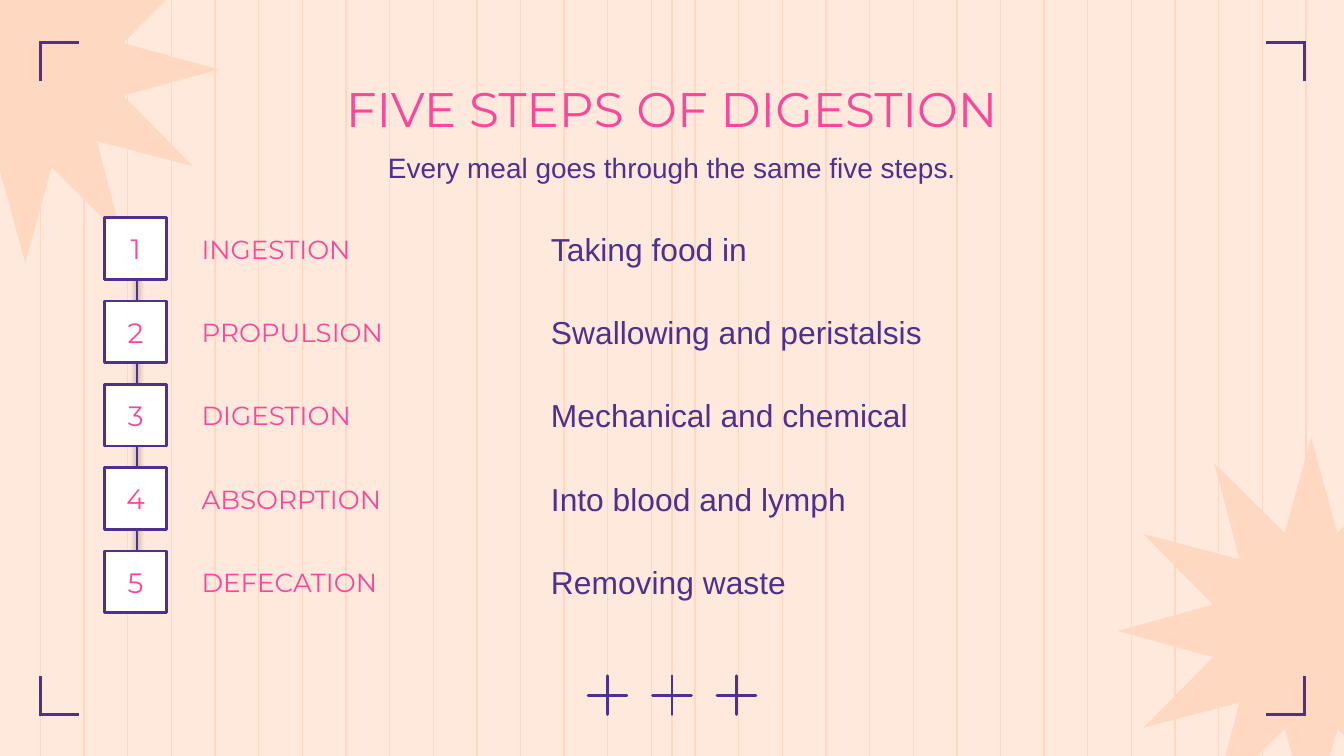
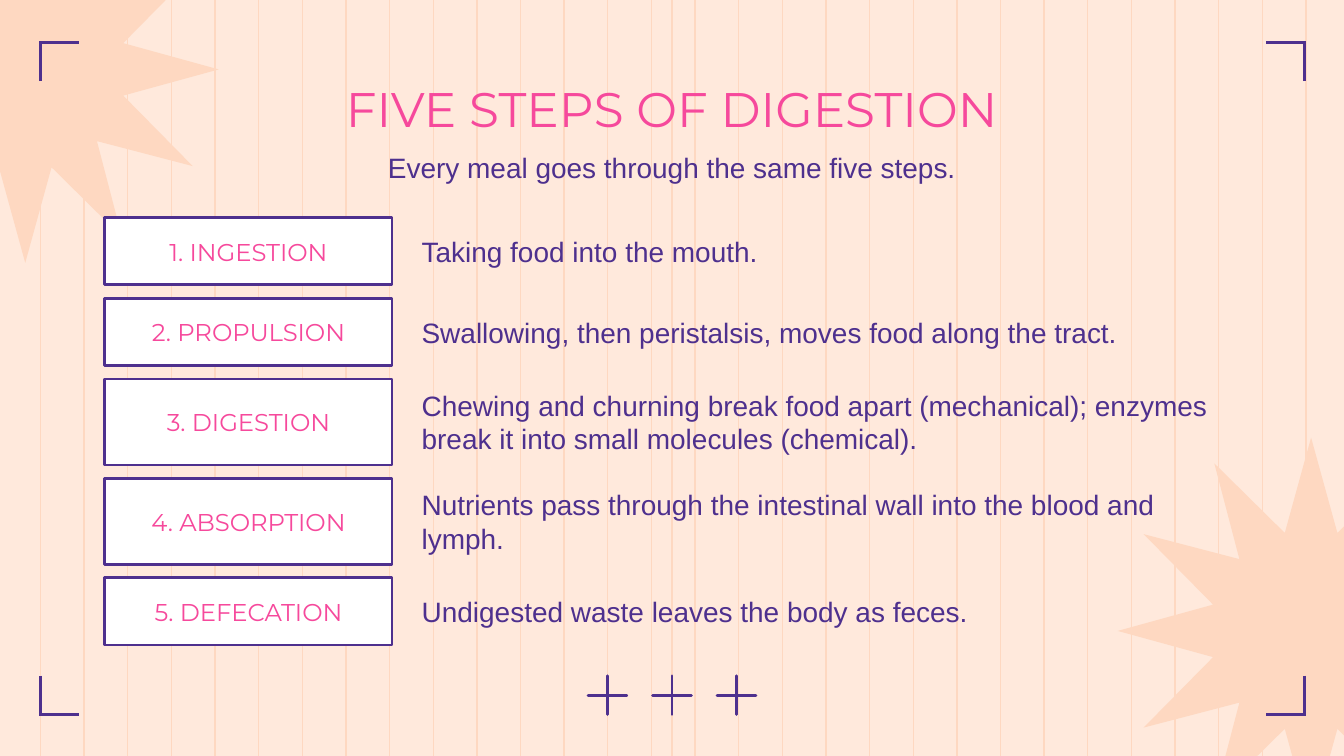
Before and after one commit to Ezkiel2004/Anthropotomy, a slide deck: slide 9 of docs/body-systems/digestive-system.pptx (slide 8 before the commit). Drawn at 1344x756 pixels with LibreOffice and Linux fonts; fonts in the diff are those of the drawing. Boxes give left, top, right and bottom in pixels: in the first picture for what was removed or moved away, otherwise in the second. Text is boxed around its words. In the diff, an @@ line names an element or a change of style, - is before the commit and + after.

```diff
--- a/docs/body-systems/digestive-system.pptx
+++ b/docs/body-systems/digestive-system.pptx
@@ rectangle "1. INGESTION": place and size @@
-rectangle "1. INGESTION" at [105,218,167,280]
+rectangle "1. INGESTION" at [105,218,392,285]
@@ line removed from (137, 247) to (137, 581) @@
@@ text in rectangle at [169,244,328,261]: text changed; size 15 to 13 pt @@
-1
+1. INGESTION
@@ text removed at [202,240,351,259] @@
-INGESTION
@@ text at [422,241,758,267]: text changed; size 17 to 15 pt @@
-Taking food in
+Taking food into the mouth.
@@ rectangle "2. PROPULSION": place and size @@
-rectangle "2. PROPULSION" at [105,301,167,363]
+rectangle "2. PROPULSION" at [105,298,392,366]
@@ text in rectangle at [152,324,345,341]: text changed; size 15 to 13 pt @@
-2
+2. PROPULSION
@@ text removed at [202,323,383,342] @@
-PROPULSION
@@ text at [422,322,1116,348]: text changed; size 17 to 15 pt @@
-Swallowing and peristalsis
+Swallowing, then peristalsis, moves food along the tract.
@@ rectangle "3. DIGESTION": place and size @@
-rectangle "3. DIGESTION" at [105,384,167,446]
+rectangle "3. DIGESTION" at [105,379,392,465]
@@ text in rectangle at [167,414,330,431]: text changed; size 15 to 13 pt @@
-3
+3. DIGESTION
@@ text removed at [202,406,351,425] @@
-DIGESTION
@@ text added at [422,395,1207,455], 15 pt, text #4E308E @@
+Chewing and churning break food apart (mechanical); enzymes break it into small molecules (chemical).
@@ text removed at [551,404,907,428] @@
-Mechanical and chemical
@@ rectangle "4. ABSORPTION": place and size @@
-rectangle "4. ABSORPTION" at [105,468,167,530]
+rectangle "4. ABSORPTION" at [105,478,392,564]
@@ text removed at [202,490,382,509] @@
-ABSORPTION
@@ text at [422,494,1154,554]: text changed; size 17 to 15 pt @@
-Into blood and lymph
+Nutrients pass through the intestinal wall into the blood and lymph.
@@ text in rectangle at [151,514,345,531]: text changed; size 15 to 13 pt @@
-4
+4. ABSORPTION
@@ rectangle "5. DEFECATION": place and size @@
-rectangle "5. DEFECATION" at [105,551,167,613]
+rectangle "5. DEFECATION" at [105,578,392,645]
@@ text removed at [202,573,377,592] @@
-DEFECATION
@@ text removed at [551,571,786,600] @@
-Removing waste
@@ text in rectangle at [155,604,342,621]: text changed; size 15 to 13 pt @@
-5
+5. DEFECATION
@@ text added at [422,601,968,627], 15 pt, text #4E308E @@
+Undigested waste leaves the body as feces.
```
Also in this commit, not shown: 5 other slides changed, 1 slide added, 9 other files.
